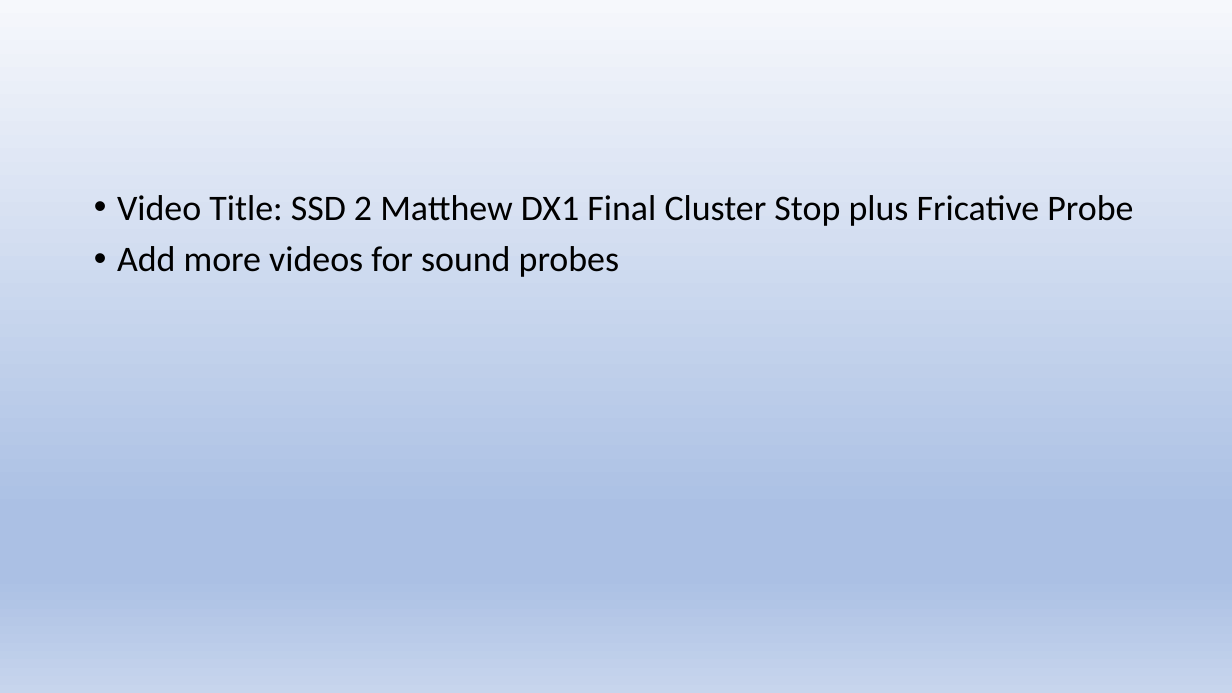
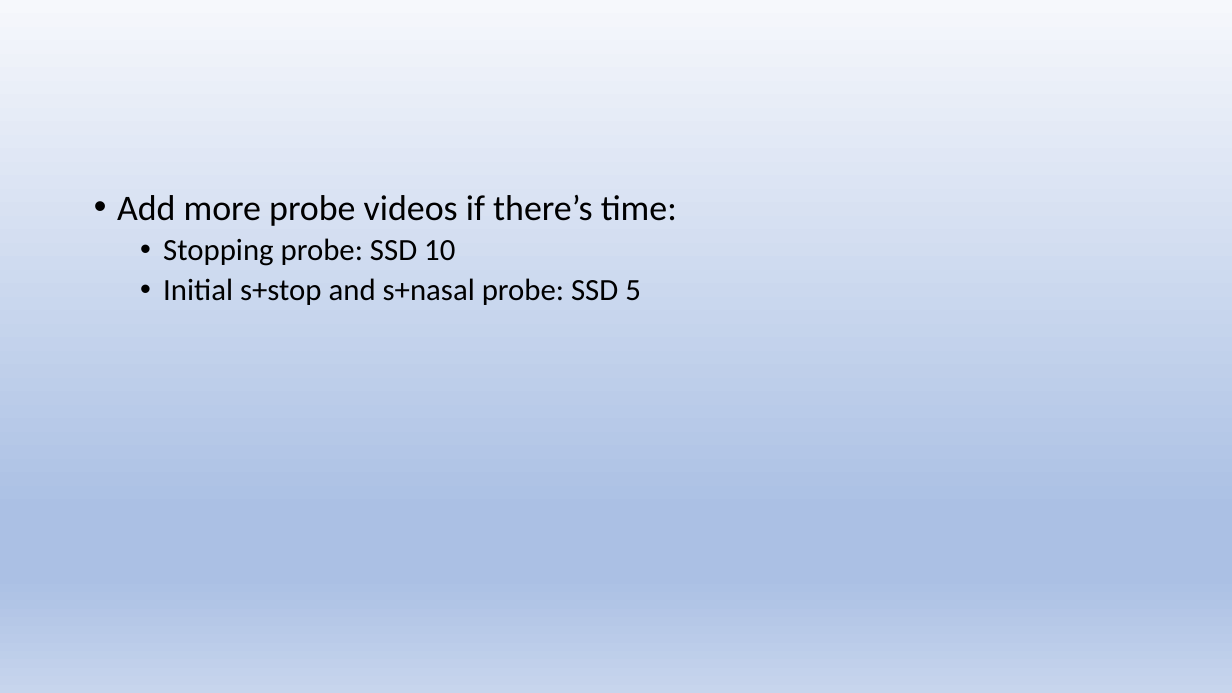
Before and after one commit to Jim-Wright90/cds431_sp22, a slide deck: slide 8 of slides/cds431_week3_1.pptx. Drawn at 1232x693 pixels with LibreOffice and Linux fonts; fonts in the diff are those of the drawing. Boxes give left, top, right and bottom in pixels: in the first picture for what was removed or moved away, otherwise in the second. Text is boxed around its words. In the diff, an @@ line names an element or a change of style, - is before the commit and + after.

```diff
--- a/slides/cds431_week3_1.pptx
+++ b/slides/cds431_week3_1.pptx
@@ text at <box>117,195,677,305</box>: text changed; size 28 to 24 pt @@
-• Video Title: SSD 2 Matthew DX1 Final Cluster Stop plus Fricative Probe
-• Add more videos for sound probes
+• Add more probe videos if there’s time:
+  • Stopping probe: SSD 10
+  • Initial s+stop and s+nasal probe: SSD 5
```
Also in this commit, not shown: 4 other slides changed, 1 slide added, 1 slide removed, 5 other files.
